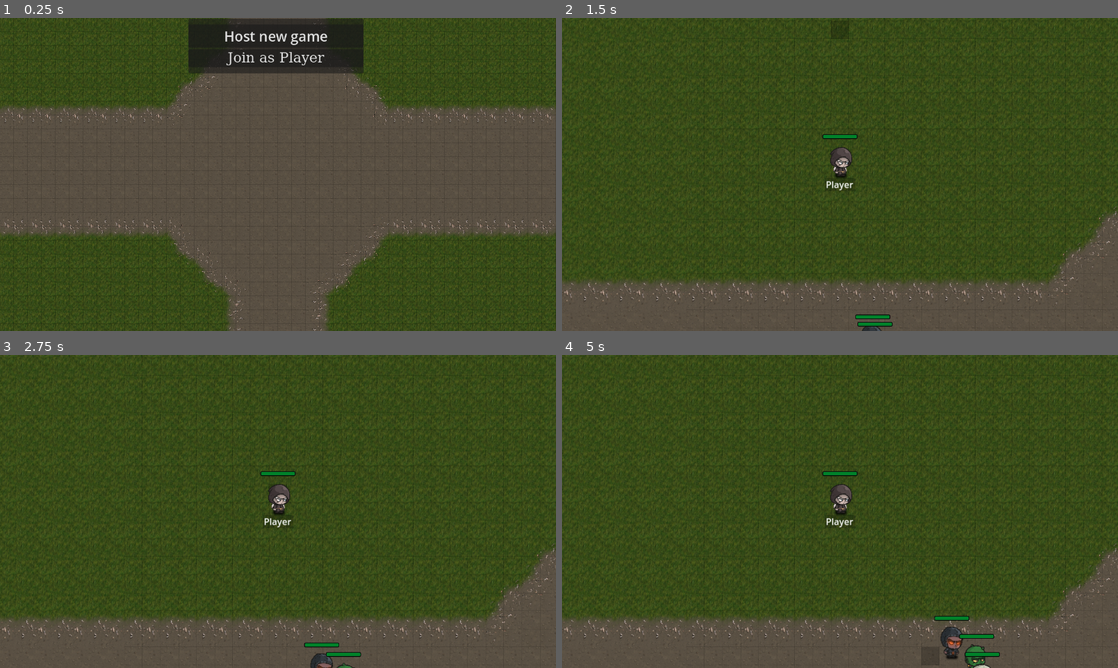
Above: before the commit, frames 1-4 (two rows, left to right).
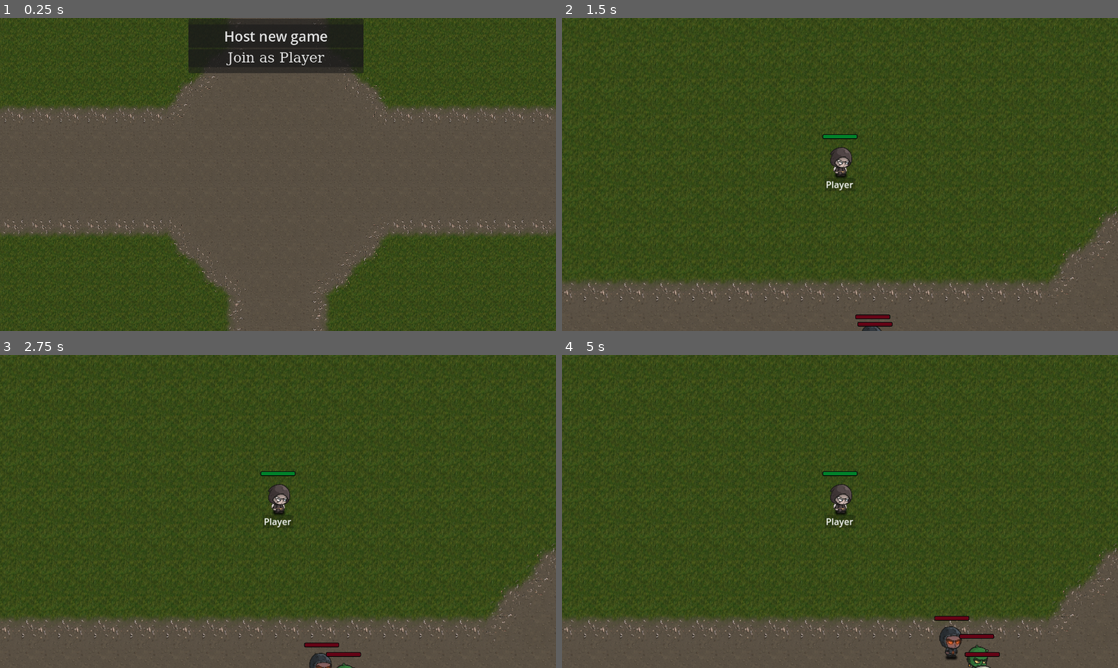
Above: after the commit, the same moments.

Repository: LucasJappert/moomoo-lan-party
Game: Godot game, scene res://scenes/game_manager_scene.tscn
Two runs of this game, one before a commit and one after it. Both use one fixed random seed, a clock stepped at 60 frames per second and the inputs below.
Inputs (mouse positions are in pixels of both pictures, inside the frame that each line leads up to):
- Up to frame 1 (0.25 s): no input
- Up to frame 2 (1.5 s): tap Enter at 0.5 s; move the mouse to (962, 158) at 0.52 s; click (962, 158) at 0.67 s; click "Host new game" at 1.25 s
- Up to frame 3 (2.75 s): move the mouse to (278, 502) at 2.02 s; click (278, 502) at 2.17 s
- Up to frame 4 (5 s): move the mouse to (895, 442) at 2.77 s; click (895, 442) at 2.92 s; move the mouse to (928, 667) at 3.52 s; click (928, 667) at 3.67 s; move the mouse to (928, 649) at 4.27 s; click (928, 649) at 4.42 s

The runs differ from the first frame. In frame 1, less than 0.1% of the frame differs, in the area x 1-100%, y 22-96%; in frame 2, 0.1%; in frame 3, 0.2%; in frame 4, 0.5%, in the area x 64-79%, y 83-100%.

Commit message:
implements attacks on enemies + new health bar + resolve some bugs

Diff:
--- a/scenes/entity/enemy_scene.tscn
+++ b/scenes/entity/enemy_scene.tscn
@@ -13,6 +13,9 @@
 
 [sub_resource type="CircleShape2D" id="CircleShape2D_l0aop"]
 radius = 258.627
+
+[sub_resource type="StyleBoxFlat" id="StyleBoxFlat_v8xvt"]
+bg_color = Color(0.395875, 0.0122566, 0.0839309, 1)
 
 [node name="Enemy" instance=ExtResource("1_v8xvt")]
 script = ExtResource("2_4sfg8")
@@ -32,6 +35,9 @@
 z_index = 2
 z_as_relative = false
 
+[node name="CurrentBar" parent="HUD/MyHealthBar" index="1"]
+theme_override_styles/panel = SubResource("StyleBoxFlat_v8xvt")
+
 [node name="Label" parent="HUD" index="2"]
 offset_left = 0.0
 offset_top = 0.0
--- a/scenes/entity/entity_scene.tscn
+++ b/scenes/entity/entity_scene.tscn
@@ -101,14 +101,6 @@
 offset_bottom = -63.0
 theme_override_styles/panel = SubResource("StyleBoxFlat_gchfm")
 
-[node name="HealthBar" type="ProgressBar" parent="HUD"]
-visible = false
-offset_left = -31.0
-offset_top = -71.0
-offset_right = 31.0
-offset_bottom = -63.0
-show_percentage = false
-
 [node name="Label" type="Label" parent="HUD"]
 anchors_preset = 15
 anchor_right = 1.0
--- a/scripts/entity/combat_data/combat_data.gd
+++ b/scripts/entity/combat_data/combat_data.gd
@@ -11,11 +11,17 @@
 @export var evasion: float = 0.0
 @export var crit_chance: float = 0.0
 @export var crit_multiplier: float = 1.0
-@export var attack_speed: float = 1.0
+@export var attack_speed: float = 1.0 # Higher is faster
 @export var attack_range: int = 0
 @export var attack_type := AttackTypes.MELEE
 @export var projectile_type: String = ProjectileTypes.NONE
 var skills: Array[Skill] = []
+
+@export var physical_attack_power: int = 10
+@export var magic_attack_power: int = 0
+
+var last_physical_hit_time: int = 0 # In milliseconds
+var nearest_enemy_focused: Entity
 
 var my_owner: Entity
 
@@ -37,7 +43,40 @@
 		current_hp = 0
 		my_owner.rpc("rpc_die")
 
+# region TRY PHISICAL ATTACK
+func _try_enemy_phisical_attack(_delta: float):
+	if my_owner.target_entity == null:
+		return
+
+	if not my_owner is Enemy:
+		return
+
+	if not can_physical_attack():
+		return
+
+	if attack_type == AttackTypes.RANGED:
+		var distance_to_target = my_owner.global_position.distance_to(my_owner.target_entity.global_position)
+		if distance_to_target > attack_range:
+			return
+		Projectile.launch(my_owner, my_owner.target_entity, physical_attack_power)
+		last_physical_hit_time = Time.get_ticks_msec()
+
+	if attack_type == AttackTypes.MELEE:
+		var distance_to_target = my_owner.global_position.distance_to(my_owner.target_entity.global_position)
+		if distance_to_target > attack_range:
+			return
+		my_owner.target_entity.combat_data._server_receive_damage(physical_attack_power)
+		last_physical_hit_time = Time.get_ticks_msec()
+
+
+func can_physical_attack() -> bool:
+	if my_owner.velocity != Vector2.ZERO:
+		return false
+	var now = Time.get_ticks_msec()
+	return now - last_physical_hit_time >= (1000.0 / attack_speed)
+
+# endregion
 
 func _global_receive_damage(di: DamageInfo):
 	print("Recibimos daño por: " + str(di.amount))
-	print("Reproducimos alguna animacion si es el cliente o si es el servidor en modo host")
+	pass
--- a/scripts/entity/enemy.gd
+++ b/scripts/entity/enemy.gd
@@ -37,6 +37,14 @@
 	sprite.frames = load("res://assets/enemies/" + enemy_type + ".tres")
 	pass
 
+func _process(_delta: float) -> void:
+	_server_process(_delta)
+
+func _server_process(_delta: float):
+	if not multiplayer.is_server():
+		return
+
+	combat_data._try_enemy_phisical_attack(_delta)
 
 func _on_every_timer_500ms():
 	_try_set_current_path()
--- a/scripts/entity/entity.gd
+++ b/scripts/entity/entity.gd
@@ -38,7 +38,6 @@
 @rpc("authority", "call_local")
 func rpc_receive_damage(data: Dictionary):
 	var di = DamageInfo.new()
-	print("⚔️ Damage received:", di.amount, "critical:", di.critical)
 	di.from_dict(data)
 	combat_data._global_receive_damage(di)
 
--- a/scripts/entity/moomoo.gd
+++ b/scripts/entity/moomoo.gd
@@ -5,5 +5,7 @@
 func _ready():
 	super._ready()
 	name = "Moomoo"
+	combat_data.max_hp = 10000
+	combat_data.current_hp = combat_data.max_hp
 	global_position = AStarGridManager.cell_to_world(Vector2i(20, 11))
 	pass
--- a/scripts/entity/player/client_inputs.gd
+++ b/scripts/entity/player/client_inputs.gd
@@ -19,8 +19,6 @@
 
 
 func _on_right_click(mouse_position: Vector2):
-	# if not is_instance_valid(AreaHovered.hovered_entity):
-	# 	return
 	if AreaHovered.hovered_entity is Enemy:
 		rpc_id(1, "try_to_attack", AreaHovered.hovered_entity.name)
 		return
@@ -37,4 +35,4 @@
 func try_to_attack(_target_entity_name: String):
 	var target_entity = GameManager.entities[_target_entity_name]
 	print("Implementing try_to_attack: ", target_entity)
-	Projectile.launch(player, target_entity, 25)
+	Projectile.launch(player, target_entity, 50)
--- a/scripts/entity/player/player.gd
+++ b/scripts/entity/player/player.gd
@@ -14,6 +14,8 @@
 	super._ready()
 	global_position = AStarGridManager.cell_to_world(Vector2i(0, 0))
 	mov_speed = 200
+	combat_data.max_hp = 5000
+	combat_data.current_hp = combat_data.max_hp
 	if player_id == multiplayer.get_unique_id():
 		MyCamera.create_camera(self)
 		MultiplayerManager.MY_PLAYER = self
--- a/scripts/general_objects/projectile.gd
+++ b/scripts/general_objects/projectile.gd
@@ -17,6 +17,12 @@
 func _server_move(delta: float):
 	if not multiplayer.is_server():
 		return
+
+	if target_entity != null:
+		target_position = target_entity.projectile_zone.global_position
+		direction = (target_position - position)
+		rotation = direction.angle()
+
 	if direction != Vector2.ZERO:
 		position += direction.normalized() * speed * delta
 
--- a/scripts/globals/game_manager.gd
+++ b/scripts/globals/game_manager.gd
@@ -18,8 +18,10 @@
 	entities[entity.name] = entity
 
 func remove_entity(entity: Entity) -> void:
+	var current_cell = AStarGridManager.world_to_cell(entity.global_position)
+	AStarGridManager.set_cell_blocked(current_cell, false)
+	entities.erase(entity.name)
 	entity.queue_free()
-	entities.erase(entity.name)
 
 func get_players() -> Array[Entity]:
 	return entities.values().filter(func(e): return e is Player)
--- a/scripts/grid_debugger.gd
+++ b/scripts/grid_debugger.gd
@@ -5,6 +5,7 @@
 @export var font: Font
 @export var solid_cell_color: Color = Color(1, 0, 0, 0.5)
 var hovered_cell: Vector2i
+const _GRID_AVAILABLE := false
 const _PRINT_COORDINATES := false
 const _DRAW_PATHS := false
 const _DRAW_SOLID_CELLS := false
@@ -22,6 +23,9 @@
 
 
 func _draw():
+	if not _GRID_AVAILABLE:
+		return
+
 	var tile_size := MapConstants.TILE_SIZE
 
 	# Obtener el viewport en coordenadas globales
@@ -77,7 +81,7 @@
 		for cell in entity.current_path:
 			if AStarGridManager.astar_grid.is_in_boundsv(cell):
 				var pos := AStarGridManager.cell_to_world(cell)
-				draw_rect(Rect2(pos - AStarGridManager.tile_size / 2.0, AStarGridManager.tile_size), Color(1, 1, 0, 0.5), true)
+				draw_rect(Rect2(pos - MapConstants.TILE_SIZE / 2.0, MapConstants.TILE_SIZE), Color(1, 1, 0, 0.5), true)
 				draw_string(font, pos, "X")
 
 func _try_draw_solid_cells(cell: Vector2i, pos: Vector2):
@@ -88,7 +92,7 @@
 		return
 	# Draw solid cells
 	if AStarGridManager.astar_grid.is_point_solid(cell):
-		draw_rect(Rect2(pos - AStarGridManager.tile_size / 2.0, AStarGridManager.tile_size), solid_cell_color, true)
+		draw_rect(Rect2(pos - MapConstants.TILE_SIZE / 2.0, MapConstants.TILE_SIZE), solid_cell_color, true)
 
 func _draw_hovered_cell():
 	if MultiplayerManager.MY_PLAYER == null:
Not shown: 1 places in scenes/entity/enemy_scene.tscn that only renumber resources
Not shown, changed: TODO.md
